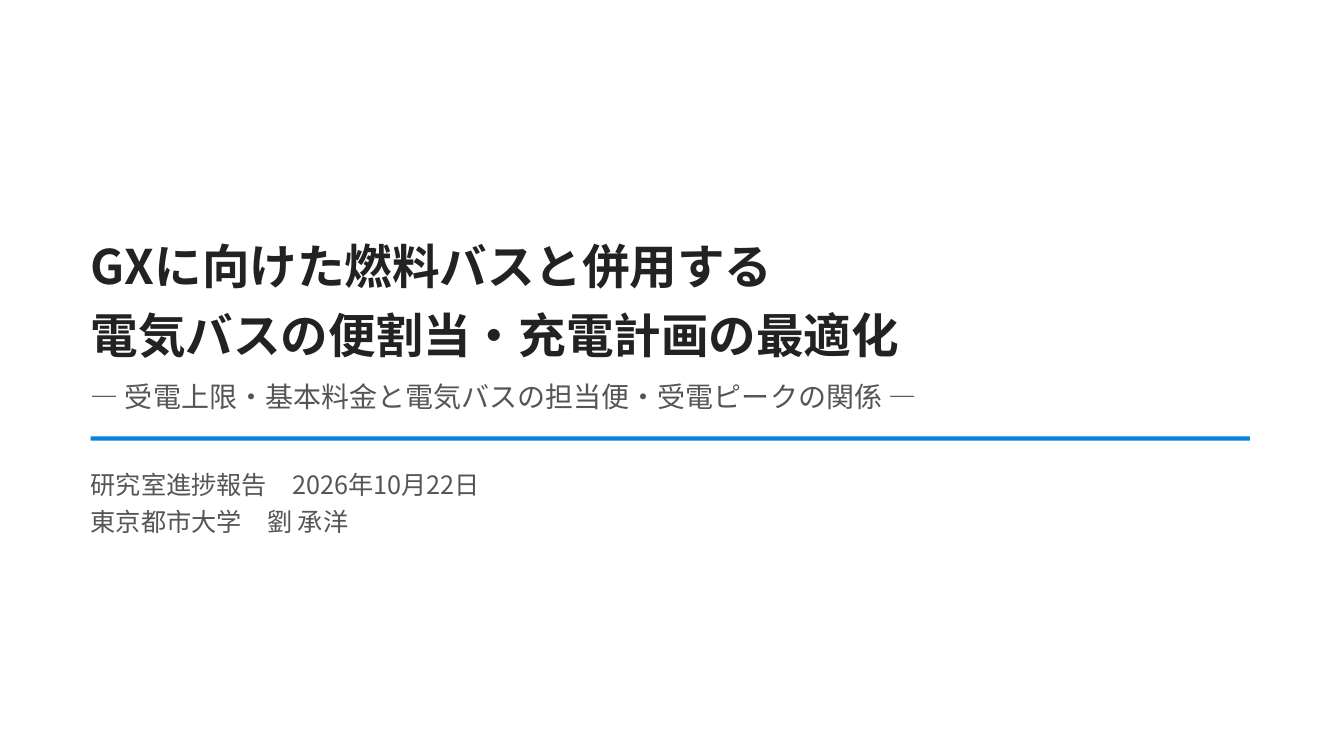
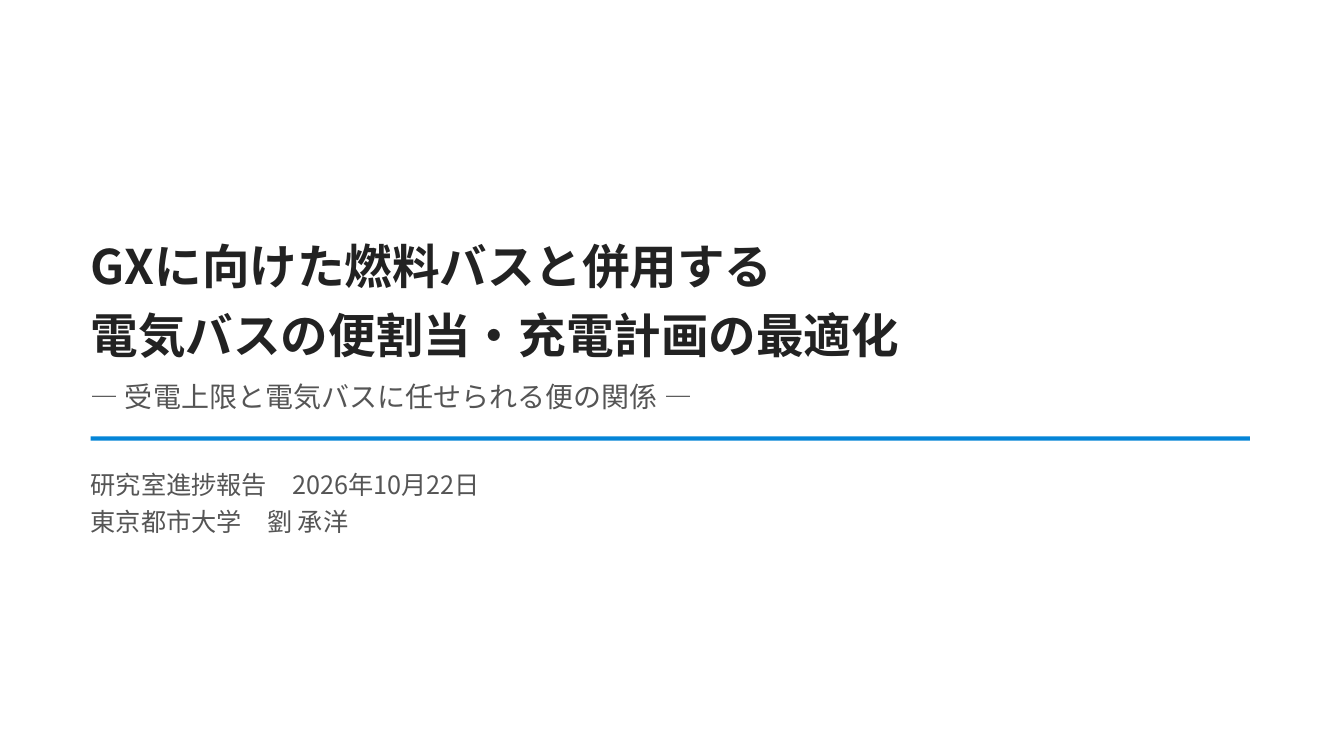
Before and after one commit to CYLIU2003/master-course, a slide deck: slide 1 of outcome/2026-10-22_lab_progress/lab_progress_20261022.pptx. Drawn at 1344x756 pixels with LibreOffice and Linux fonts; fonts in the diff are those of the drawing. Boxes give left, top, right and bottom in pixels: in the first picture for what was removed or moved away, otherwise in the second. Text is boxed around its words. In the diff, an @@ line names an element or a change of style, - is before the commit and + after.

```diff
--- a/outcome/2026-10-22_lab_progress/lab_progress_20261022.pptx
+++ b/outcome/2026-10-22_lab_progress/lab_progress_20261022.pptx
@@ text at <box>125,383,658,410</box>: text changed @@
-― 受電上限・基本料金と電気バスの担当便・受電ピークの関係 ―
+― 受電上限と電気バスに任せられる便の関係 ―
```
Also in this commit, not shown: 16 other slides changed, 1 slide added, 4 slides removed, 4 other files.
